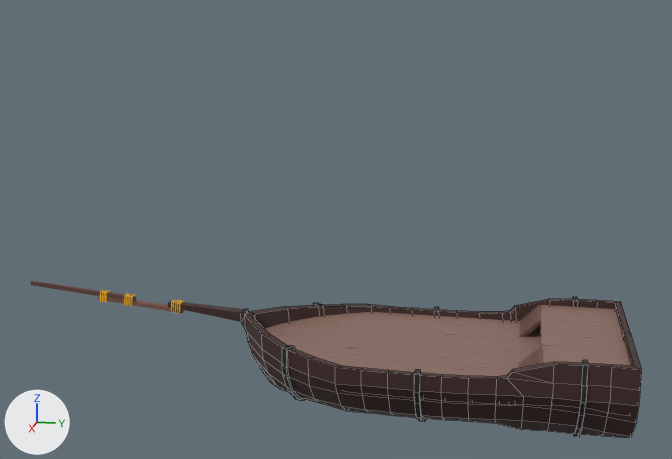
Before and after pictures for a commit that changed the Blender file Assets/Art/Blender/Ships/PlayerBoat.blend.
Before and after are seen from a 50 mm camera at (46.3, 4.2, 21.3) aimed at (-0.1, -5.1, 9.7). Every picture has the same lights, and +X, +Y and +Z are marked at lower left. Mesh edges are drawn as thin lines on the coarser meshes.

Objects in the first picture: 'Boat', 'Escote', 'LowerFloor', 'UpperFloor'.
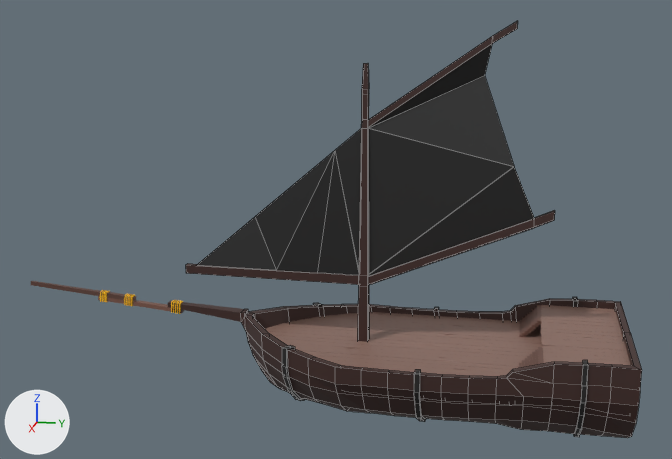
Commit message: Fixed Enemy Boat Model

Location of each change, [x1, y1, x2, y2] in pixels of the pictures (672 x 459 px):
'Sail', shown (black)
    after: [186, 21, 555, 342]

Edits to the bpy script that builds the scene:
```text
Change ob_sail:
    ob_sail.location: (0.0, -3.84, 3.76) -> (0.0, -3.55, 3.76)
    remove ob_sail.hide_set(True)
```
